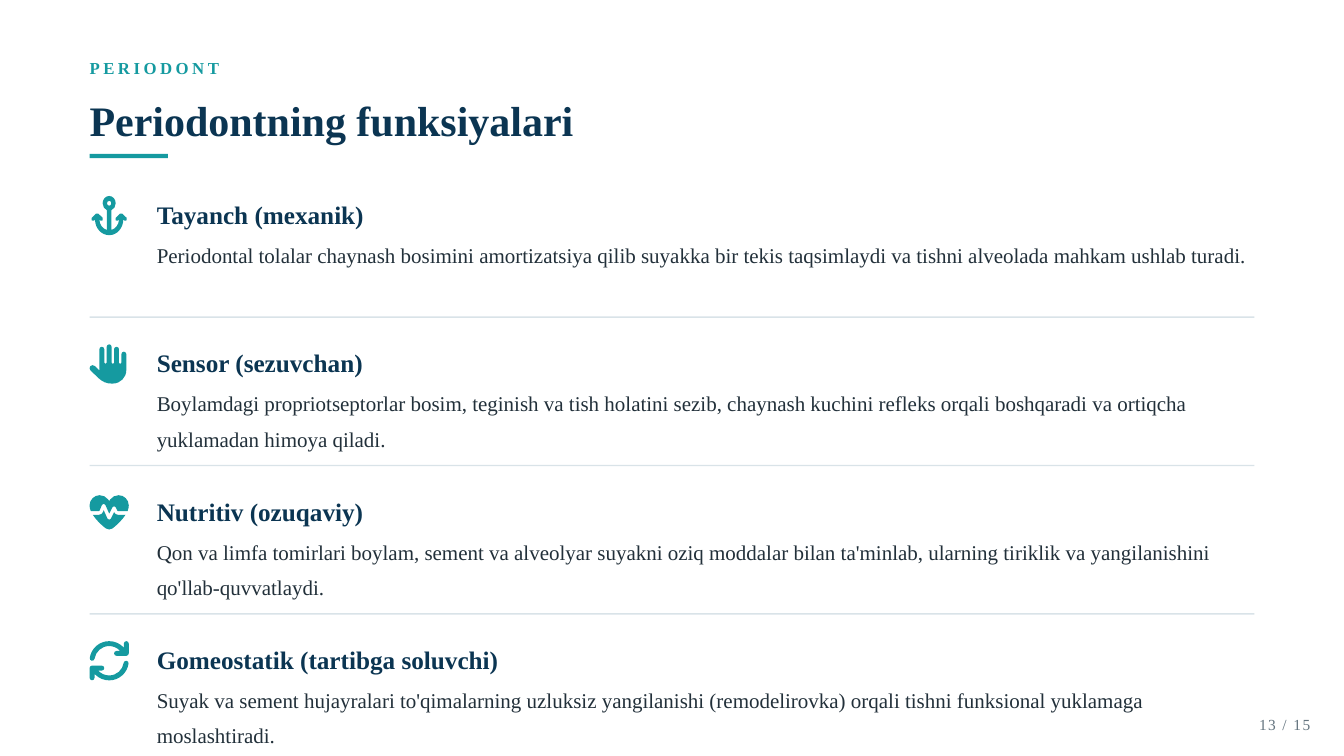
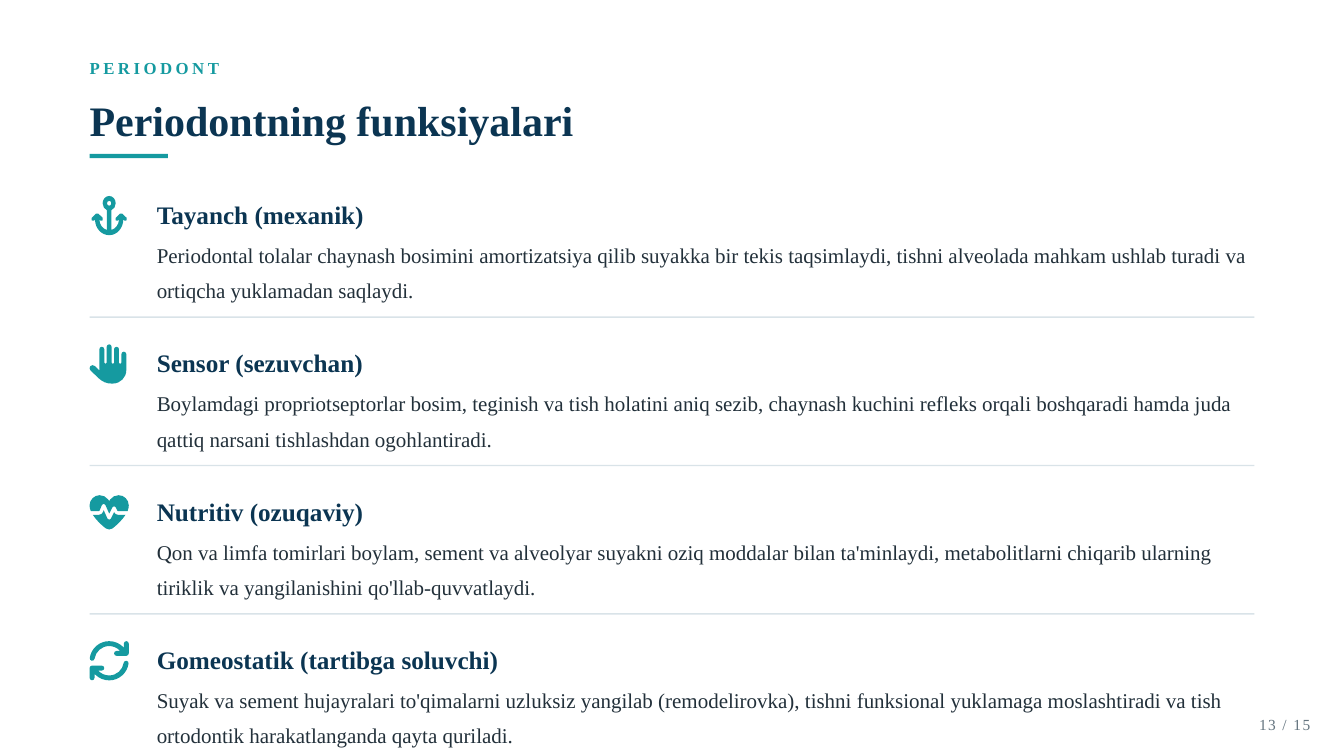
Before and after one commit to dasturland/taqdimot, a slide deck: slide 13 of Tish_tuzilishi.pptx. Drawn at 1344x756 pixels with LibreOffice and Linux fonts; fonts in the diff are those of the drawing. Boxes give left, top, right and bottom in pixels: in the first picture for what was removed or moved away, otherwise in the second. Text is boxed around its words. In the diff, an @@ line names an element or a change of style, - is before the commit and + after.

```diff
--- a/Tish_tuzilishi.pptx
+++ b/Tish_tuzilishi.pptx
@@ text at box(157, 248, 1246, 303): text changed @@
-Periodontal tolalar chaynash bosimini amortizatsiya qilib suyakka bir tekis taqsimlaydi va tishni alveolada mahkam ushlab turadi.
+Periodontal tolalar chaynash bosimini amortizatsiya qilib suyakka bir tekis taqsimlaydi, tishni alveolada mahkam ushlab turadi va ortiqcha yuklamadan saqlaydi.
@@ text at box(157, 396, 1231, 451): text changed @@
-Boylamdagi propriotseptorlar bosim, teginish va tish holatini sezib, chaynash kuchini refleks orqali boshqaradi va ortiqcha yuklamadan himoya qiladi.
+Boylamdagi propriotseptorlar bosim, teginish va tish holatini aniq sezib, chaynash kuchini refleks orqali boshqaradi hamda juda qattiq narsani tishlashdan ogohlantiradi.
@@ text at box(157, 545, 1211, 600): text changed @@
-Qon va limfa tomirlari boylam, sement va alveolyar suyakni oziq moddalar bilan ta'minlab, ularning tiriklik va yangilanishini qo'llab-quvvatlaydi.
+Qon va limfa tomirlari boylam, sement va alveolyar suyakni oziq moddalar bilan ta'minlaydi, metabolitlarni chiqarib ularning tiriklik va yangilanishini qo'llab-quvvatlaydi.
@@ text at box(157, 693, 1221, 748): text changed @@
-Suyak va sement hujayralari to'qimalarning uzluksiz yangilanishi (remodelirovka) orqali tishni funksional yuklamaga moslashtiradi.
+Suyak va sement hujayralari to'qimalarni uzluksiz yangilab (remodelirovka), tishni funksional yuklamaga moslashtiradi va tish ortodontik harakatlanganda qayta quriladi.
```
Also in this commit, not shown: 11 other slides changed.
